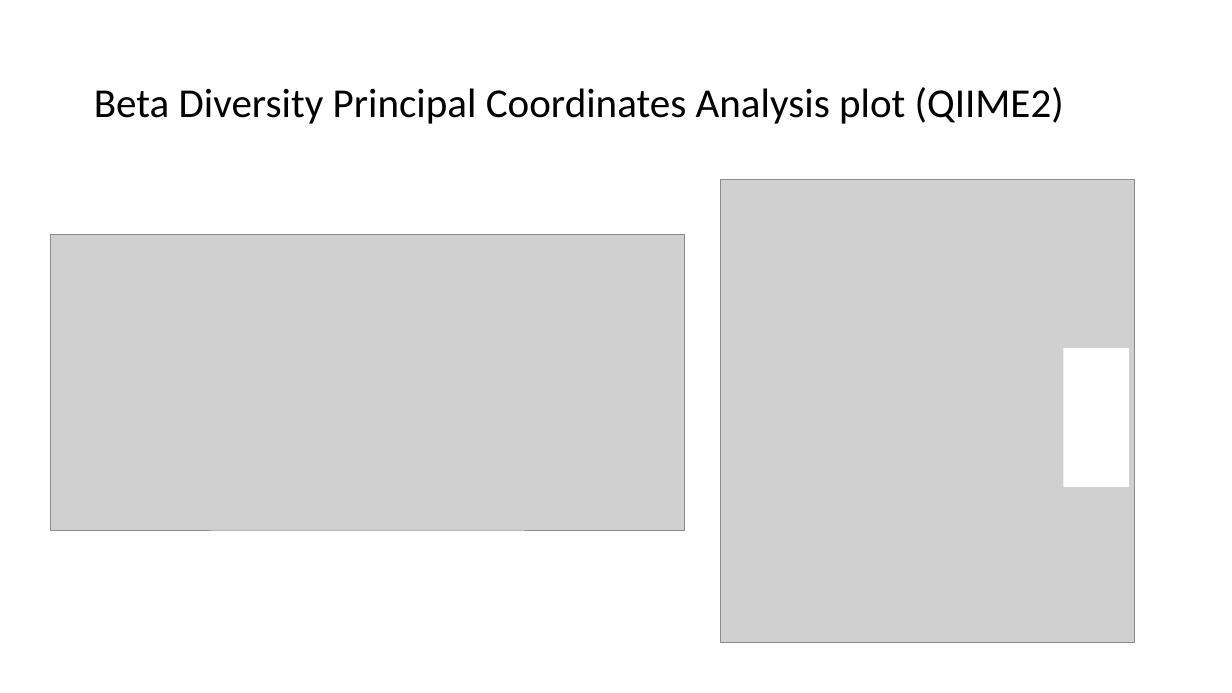
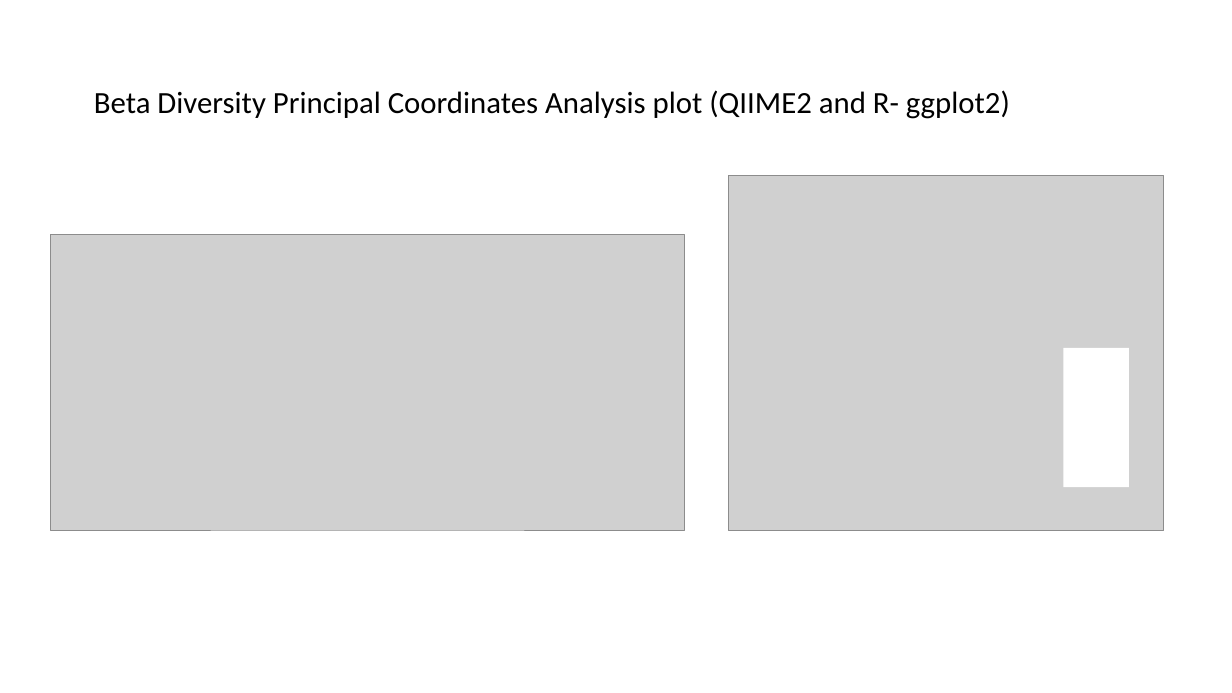
Before and after one commit to EmoryIntegratedComputationalCore/Methods, a slide deck: slide 11 of DataVisualizationMenu.pptx. Drawn at 1232x693 pixels with LibreOffice and Linux fonts; fonts in the diff are those of the drawing; grey boxes stand for pictures. Boxes give left, top, right and bottom in pixels: in the first picture for what was removed or moved away, otherwise in the second. Text is boxed around its words. In the diff, an @@ line names an element or a change of style, - is before the commit and + after.

```diff
--- a/DataVisualizationMenu.pptx
+++ b/DataVisualizationMenu.pptx
@@ title at <box>94,90,1010,119</box>: text changed; size 32 to 24 pt @@
-Beta Diversity Principal Coordinates Analysis plot (QIIME2)
+Beta Diversity Principal Coordinates Analysis plot (QIIME2 and R- ggplot2)
@@ picture: place and size @@
-picture at <box>720,180,1135,643</box>
+picture at <box>728,176,1164,531</box>
```
Also in this commit, not shown: 8 other slides changed, 1 slide removed, 1 other file.
